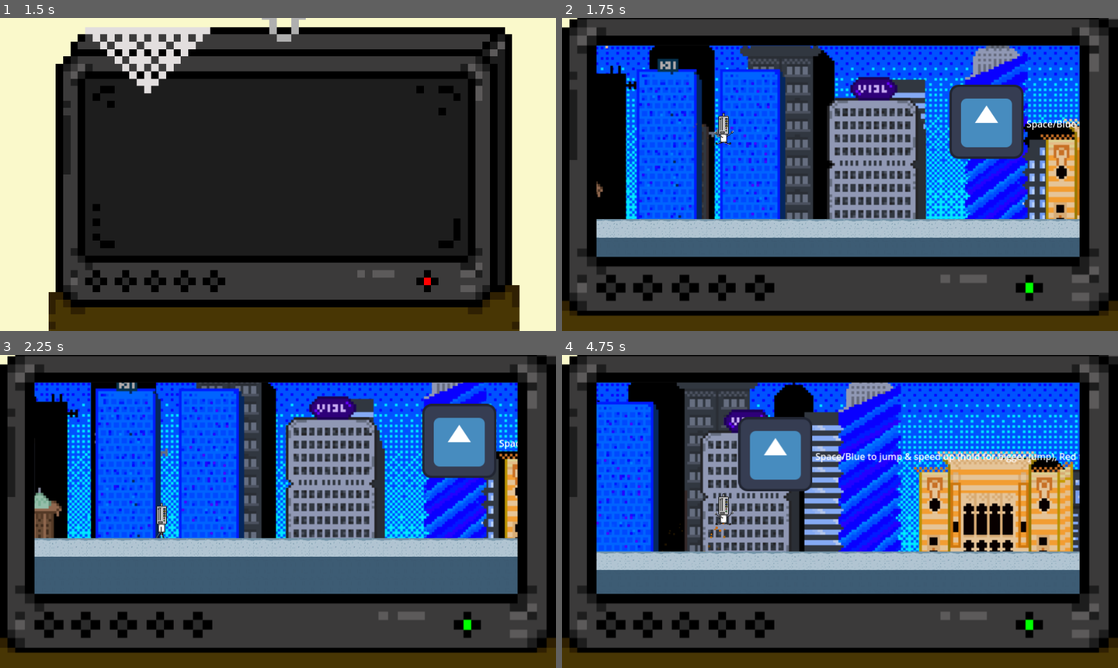
Above: before the commit, frames 1-4 (two rows, left to right).
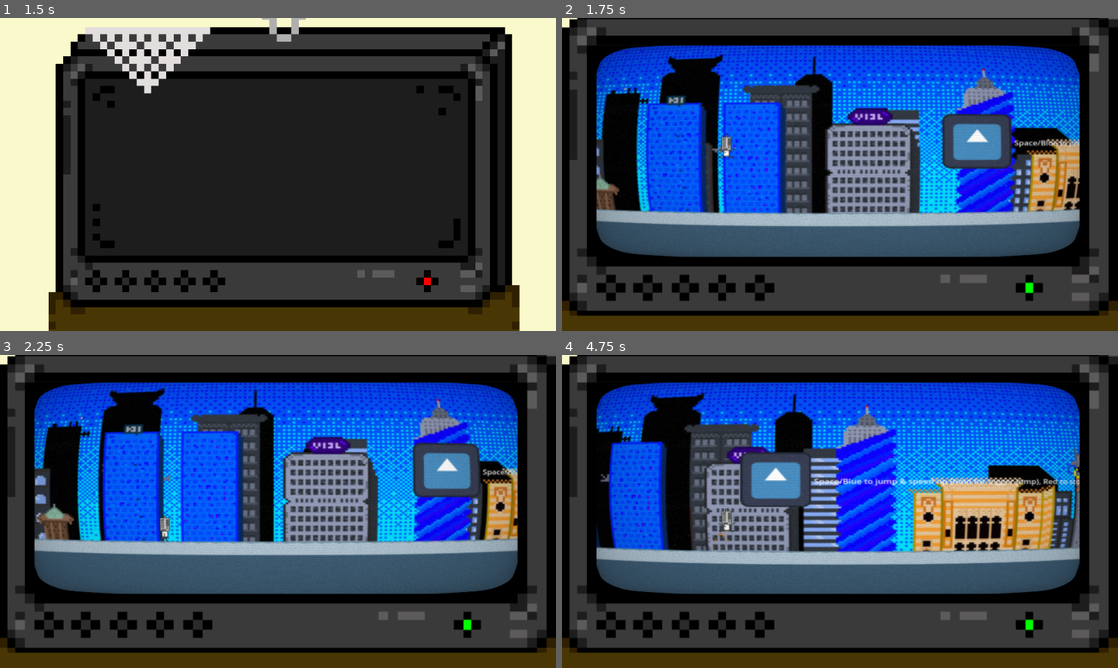
Above: after the commit, the same moments.

Repository: JosipRados01/retro-runner
Game: Godot game, scene res://loading_screen.tscn
Two runs of this game, one before a commit and one after it. Both use one fixed random seed, a clock stepped at 60 frames per second and the inputs below. The engine's default icon, where the game draws it, is replaced by a stand-in: a white triangle on a blue panel in a dark square.
Inputs:
- Up to frame 1 (1.5 s): hold Down (stomp) 0.53-1.28 s; tap Space (jump) at 0.77 s; tap Down (stomp) at 1.35 s
- Up to frame 2 (1.75 s): tap Space (jump) at 1.52 s
- Up to frame 3 (2.25 s): hold Down (stomp) from 2.03 s (still down)
- Up to frame 4 (4.75 s): release Down (stomp) at 2.78 s; tap Down (stomp) at 2.85, 4.35 s; tap Space (jump) at 3.02, 3.77, 4.52 s; hold Down (stomp) 3.53-4.28 s

Frame 1 is identical in both runs. In frame 2, 39% of the frame differs, in the area x 6-94%, y 8-77%; in frame 3, 35%; in frame 4, 40%.

Commit message:
crt effect on game

Diff:
--- /dev/null
+++ b/crt.gdshader
@@ -0,0 +1,229 @@
+/*
+Shader from Godot Shaders - the free shader library.
+godotshaders.com/shader/VHS-and-CRT-monitor-effect
+
+This shader is under CC0 license. Feel free to use, improve and
+change this shader according to your needs and consider sharing
+the modified result to godotshaders.com.
+*/
+
+shader_type canvas_item;
+uniform sampler2D SCREEN_TEXTURE : hint_screen_texture, filter_linear_mipmap;
+//*** IMPORTANT! ***/
+// - If you are using this shader to affect the node it is applied to set 'overlay' to false (unchecked in the instepctor).
+// - If you are using this shader as an overlay, and want the shader to affect the nodes below in the Scene hierarchy,
+//   set 'overlay' to true (checked in the inspector).
+// On Mac there is potentially a bug causing this to not work properly. If that is the case and you want to use the shader as an overlay
+// change all "overlay ? SCREEN_TEXTURE : TEXTURE" to only "SCREEN_TEXTURE" on lines 129-140, and "vec2 uv = overlay ? warp(SCREEN_UV) : warp(UV);"
+// to "vec2 uv = warp(SCREEN_UV);" on line 98.
+uniform bool overlay = false;
+
+uniform float scanlines_opacity : hint_range(0.0, 1.0) = 0.4;
+uniform float scanlines_width : hint_range(0.0, 0.5) = 0.25;
+uniform float grille_opacity : hint_range(0.0, 1.0) = 0.3;
+uniform vec2 resolution = vec2(640.0, 480.0); // Set the number of rows and columns the texture will be divided in. Scanlines and grille will make a square based on these values
+
+uniform bool pixelate = true; // Fill each square ("pixel") with a sampled color, creating a pixel look and a more accurate representation of how a CRT monitor would work.
+
+uniform bool roll = true;
+uniform float roll_speed = 8.0; // Positive values are down, negative are up
+uniform float roll_size : hint_range(0.0, 100.0) = 15.0;
+uniform float roll_variation : hint_range(0.1, 5.0) = 1.8; // This valie is not an exact science. You have to play around with the value to find a look you like. How this works is explained in the code below.
+uniform float distort_intensity : hint_range(0.0, 0.2) = 0.05; // The distortion created by the rolling effect.
+
+uniform float noise_opacity : hint_range(0.0, 1.0) = 0.4;
+uniform float noise_speed = 5.0; // There is a movement in the noise pattern that can be hard to see first. This sets the speed of that movement.
+
+uniform float static_noise_intensity : hint_range(0.0, 1.0) = 0.06;
+
+uniform float aberration : hint_range(-1.0, 1.0) = 0.03; // Chromatic aberration, a distortion on each color channel.
+uniform float brightness = 1.4; // When adding scanline gaps and grille the image can get very dark. Brightness tries to compensate for that.
+uniform bool discolor = true; // Add a discolor effect simulating a VHS
+
+uniform float warp_amount :hint_range(0.0, 5.0) = 1.0; // Warp the texture edges simulating the curved glass of a CRT monitor or old TV.
+uniform bool clip_warp = false;
+
+uniform float vignette_intensity = 0.4; // Size of the vignette, how far towards the middle it should go.
+uniform float vignette_opacity : hint_range(0.0, 1.0) = 0.5;
+
+// Used by the noise functin to generate a pseudo random value between 0.0 and 1.0
+vec2 random(vec2 uv){
+    uv = vec2( dot(uv, vec2(127.1,311.7) ),
+               dot(uv, vec2(269.5,183.3) ) );
+    return -1.0 + 2.0 * fract(sin(uv) * 43758.5453123);
+}
+
+// Generate a Perlin noise used by the distortion effects
+float noise(vec2 uv) {
+    vec2 uv_index = floor(uv);
+    vec2 uv_fract = fract(uv);
+
+    vec2 blur = smoothstep(0.0, 1.0, uv_fract);
+
+    return mix( mix( dot( random(uv_index + vec2(0.0,0.0) ), uv_fract - vec2(0.0,0.0) ),
+                     dot( random(uv_index + vec2(1.0,0.0) ), uv_fract - vec2(1.0,0.0) ), blur.x),
+                mix( dot( random(uv_index + vec2(0.0,1.0) ), uv_fract - vec2(0.0,1.0) ),
+                     dot( random(uv_index + vec2(1.0,1.0) ), uv_fract - vec2(1.0,1.0) ), blur.x), blur.y) * 0.5 + 0.5;
+}
+
+// Takes in the UV and warps the edges, creating the spherized effect
+vec2 warp(vec2 uv){
+	vec2 delta = uv - 0.5;
+	float delta2 = dot(delta.xy, delta.xy);
+	float delta4 = delta2 * delta2;
+	float delta_offset = delta4 * warp_amount;
+
+	return uv + delta * delta_offset;
+}
+
+// Adds a black border to hide stretched pixel created by the warp effect
+float border (vec2 uv){
+	float radius = min(warp_amount, 0.08);
+	radius = max(min(min(abs(radius * 2.0), abs(1.0)), abs(1.0)), 1e-5);
+	vec2 abs_uv = abs(uv * 2.0 - 1.0) - vec2(1.0, 1.0) + radius;
+	float dist = length(max(vec2(0.0), abs_uv)) / radius;
+	float square = smoothstep(0.96, 1.0, dist);
+	return clamp(1.0 - square, 0.0, 1.0);
+}
+
+// Adds a vignette shadow to the edges of the image
+float vignette(vec2 uv){
+	uv *= 1.0 - uv.xy;
+	float vignette = uv.x * uv.y * 15.0;
+	return pow(vignette, vignette_intensity * vignette_opacity);
+}
+
+void fragment()
+{
+	vec2 uv = overlay ? warp(SCREEN_UV) : warp(UV); // Warp the uv. uv will be used in most cases instead of UV to keep the warping
+	vec2 text_uv = uv;
+	vec2 roll_uv = vec2(0.0);
+	float time = roll ? TIME : 0.0;
+
+
+	// Pixelate the texture based on the given resolution.
+	if (pixelate)
+	{
+		text_uv = ceil(uv * resolution) / resolution;
+	}
+
+	// Create the rolling effect. We need roll_line a bit later to make the noise effect.
+	// That is why this runs if roll is true OR noise_opacity is over 0.
+	float roll_line = 0.0;
+	if (roll || noise_opacity > 0.0)
+	{
+		// Create the areas/lines where the texture will be distorted.
+		roll_line = smoothstep(0.3, 0.9, sin(uv.y * roll_size - (time * roll_speed) ) );
+		// Create more lines of a different size and apply to the first set of lines. This creates a bit of variation.
+		roll_line *= roll_line * smoothstep(0.3, 0.9, sin(uv.y * roll_size * roll_variation - (time * roll_speed * roll_variation) ) );
+		// Distort the UV where where the lines are
+		roll_uv = vec2(( roll_line * distort_intensity * (1.-UV.x)), 0.0);
+	}
+
+	vec4 text;
+	if (roll)
+	{
+		// If roll is true distort the texture with roll_uv. The texture is split up into RGB to
+		// make some chromatic aberration. We apply the aberration to the red and green channels accorging to the aberration parameter
+		// and intensify it a bit in the roll distortion.
+		text.r = texture(SCREEN_TEXTURE, text_uv + roll_uv * 0.8 + vec2(aberration, 0.0) * .1).r;
+		text.g = texture(SCREEN_TEXTURE, text_uv + roll_uv * 1.2 - vec2(aberration, 0.0) * .1 ).g;
+		text.b = texture(SCREEN_TEXTURE, text_uv + roll_uv).b;
+		text.a = 1.0;
+	}
+	else
+	{
+		// If roll is false only apply the aberration without any distorion. The aberration values are very small so the .1 is only
+		// to make the slider in the Inspector less sensitive.
+		text.r = texture(SCREEN_TEXTURE, text_uv + vec2(aberration, 0.0) * .1).r;
+		text.g = texture(SCREEN_TEXTURE, text_uv - vec2(aberration, 0.0) * .1).g;
+		text.b = texture(SCREEN_TEXTURE, text_uv).b;
+		text.a = 1.0;
+	}
+
+	float r = text.r;
+	float g = text.g;
+	float b = text.b;
+
+	uv = warp(UV);
+
+	// CRT monitors don't have pixels but groups of red, green and blue dots or lines, called grille. We isolate the texture's color channels
+	// and divide it up in 3 offsetted lines to show the red, green and blue colors next to each other, with a small black gap between.
+	if (grille_opacity > 0.0){
+
+		float g_r = smoothstep(0.85, 0.95, abs(sin(uv.x * (resolution.x * 3.14159265))));
+		r = mix(r, r * g_r, grille_opacity);
+
+		float g_g = smoothstep(0.85, 0.95, abs(sin(1.05 + uv.x * (resolution.x * 3.14159265))));
+		g = mix(g, g * g_g, grille_opacity);
+
+		float b_b = smoothstep(0.85, 0.95, abs(sin(2.1 + uv.x * (resolution.x * 3.14159265))));
+		b = mix(b, b * b_b, grille_opacity);
+
+	}
+
+	// Apply the grille to the texture's color channels and apply Brightness. Since the grille and the scanlines (below) make the image very dark you
+	// can compensate by increasing the brightness.
+	text.r = clamp(r * brightness, 0.0, 1.0);
+	text.g = clamp(g * brightness, 0.0, 1.0);
+	text.b = clamp(b * brightness, 0.0, 1.0);
+
+	// Scanlines are the horizontal lines that make up the image on a CRT monitor.
+	// Here we are actual setting the black gap between each line, which I guess is not the right definition of the word, but you get the idea
+	float scanlines = 0.5;
+	if (scanlines_opacity > 0.0)
+	{
+		// Same technique as above, create lines with sine and applying it to the texture. Smoothstep to allow setting the line size.
+		scanlines = smoothstep(scanlines_width, scanlines_width + 0.5, abs(sin(uv.y * (resolution.y * 3.14159265))));
+		text.rgb = mix(text.rgb, text.rgb * vec3(scanlines), scanlines_opacity);
+	}
+
+	// Apply the banded noise.
+	if (noise_opacity > 0.0)
+	{
+		// Generate a noise pattern that is very stretched horizontally, and animate it with noise_speed
+		float noise = smoothstep(0.4, 0.5, noise(uv * vec2(2.0, 200.0) + vec2(10.0, (TIME * (noise_speed))) ) );
+
+		// We use roll_line (set above) to define how big the noise should be vertically (multiplying cuts off all black parts).
+		// We also add in some basic noise with random() to break up the noise pattern above. The noise is sized according to
+		// the resolution value set in the inspector. If you don't like this look you can
+		// change "ceil(uv * resolution) / resolution" to only "uv" to make it less pixelated. Or multiply resolution with som value
+		// greater than 1.0 to make them smaller.
+		roll_line *= noise * scanlines * clamp(random((ceil(uv * resolution) / resolution) + vec2(TIME * 0.8, 0.0)).x + 0.8, 0.0, 1.0);
+		// Add it to the texture based on noise_opacity
+		text.rgb = clamp(mix(text.rgb, text.rgb + roll_line, noise_opacity), vec3(0.0), vec3(1.0));
+	}
+
+	// Apply static noise by generating it over the whole screen in the same way as above
+	if (static_noise_intensity > 0.0)
+	{
+		text.rgb += clamp(random((ceil(uv * resolution) / resolution) + fract(TIME)).x, 0.0, 1.0) * static_noise_intensity;
+	}
+
+	// Apply a black border to hide imperfections caused by the warping.
+	// Also apply the vignette
+	text.rgb *= border(uv);
+	text.rgb *= vignette(uv);
+	// Hides the black border and make that area transparent. Good if you want to add the the texture on top an image of a TV or monitor.
+	if (clip_warp)
+	{
+		text.a = border(uv);
+	}
+
+	// Apply discoloration to get a VHS look (lower saturation and higher contrast)
+	// You can play with the values below or expose them in the Inspector.
+	float saturation = 0.5;
+	float contrast = 1.2;
+	if (discolor)
+	{
+		// Saturation
+		vec3 greyscale = vec3(text.r + text.g + text.b) / 3.;
+		text.rgb = mix(text.rgb, greyscale, saturation);
+
+		// Contrast
+		float midpoint = pow(0.5, 2.2);
+		text.rgb = (text.rgb - vec3(midpoint)) * contrast + midpoint;
+	}
+
+	COLOR = text;
+}
--- /dev/null
+++ b/crt_effect.tscn
@@ -0,0 +1,35 @@
+[gd_scene load_steps=3 format=3 uid="uid://bytosd06cehgd"]
+
+[ext_resource type="Shader" uid="uid://k0tvk6x28p0j" path="res://crt.gdshader" id="1_xvo67"]
+
+[sub_resource type="ShaderMaterial" id="ShaderMaterial_l3uxm"]
+shader = ExtResource("1_xvo67")
+shader_parameter/overlay = false
+shader_parameter/scanlines_opacity = 0.05
+shader_parameter/scanlines_width = 0.031
+shader_parameter/grille_opacity = 0.0
+shader_parameter/resolution = Vector2(640, 480)
+shader_parameter/pixelate = false
+shader_parameter/roll = false
+shader_parameter/roll_speed = 4.0
+shader_parameter/roll_size = 25.001
+shader_parameter/roll_variation = 1.8
+shader_parameter/distort_intensity = 0.007
+shader_parameter/noise_opacity = 0.02
+shader_parameter/noise_speed = 5.0
+shader_parameter/static_noise_intensity = 0.04
+shader_parameter/aberration = 4.75e-08
+shader_parameter/brightness = 1.0
+shader_parameter/discolor = false
+shader_parameter/warp_amount = 1.0
+shader_parameter/clip_warp = false
+shader_parameter/vignette_intensity = 0.4
+shader_parameter/vignette_opacity = 0.206
+
+[node name="CRTEffect" type="CanvasLayer"]
+layer = 100
+
+[node name="ColorRect" type="ColorRect" parent="."]
+material = SubResource("ShaderMaterial_l3uxm")
+offset_right = 40.0
+offset_bottom = 40.0
--- a/game.gd
+++ b/game.gd
@@ -16,8 +16,8 @@
 
 # Camera settings
 @export var camera_follow_speed: float = 9.0  # How fast camera follows player vertically
-@export var camera_y_min: float = 300.0  # Top boundary for camera panning
-@export var camera_y_max: float = 800.0  # Bottom boundary for camera panning
+@export var camera_y_min: float = 200.0  # Top boundary for camera panning
+@export var camera_y_max: float = 700.0  # Bottom boundary for camera panning
 @export var camera_vertical_range: float = 200.0  # How much the camera can pan up/down
 
 # Tracking variables
--- a/game.tscn
+++ b/game.tscn
@@ -6,6 +6,7 @@
 [ext_resource type="Script" uid="uid://dt5aluvoe6xqu" path="res://game.gd" id="4_game_script"]
 [ext_resource type="Texture2D" uid="uid://b60ccfsk8uwe4" path="res://img/tv_ram.png" id="4_ryrav"]
 [ext_resource type="PackedScene" uid="uid://corkl2nlaf4hq" path="res://parallax_foreground.tscn" id="5_7jktm"]
+[ext_resource type="PackedScene" uid="uid://bytosd06cehgd" path="res://crt_effect.tscn" id="6_j5wjh"]
 [ext_resource type="PackedScene" path="res://touch_controls.tscn" id="6_touch"]
 
 [node name="Game" type="Node2D"]
@@ -36,6 +37,12 @@
 [node name="UILayer" type="CanvasLayer" parent="."]
 layer = 10
 
+[node name="CRTEffect" parent="UILayer" instance=ExtResource("6_j5wjh")]
+layer = 9
+offset = Vector2(16, 29)
+scale = Vector2(23, 10)
+transform = Transform2D(23, 0, 0, 10, 16, 29)
+
 [node name="TvRam" type="Sprite2D" parent="UILayer"]
 position = Vector2(500, 245)
 scale = Vector2(1.11217, 1.07848)
Not shown, added: crt.gdshader.uid
Not shown: 1 places in game.tscn that only renumber resources
